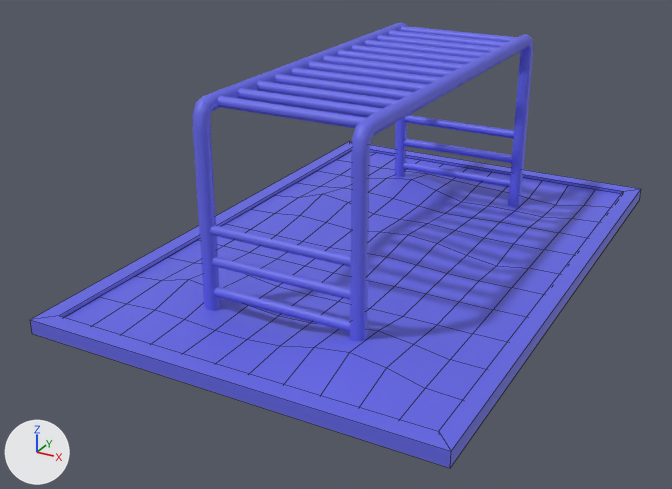
Renders of the FBX model ALTER/Assets/Xiaowei/FBX/pasamanos.fbx from each side of a commit.
Both versions are drawn from a 50 mm lens placed at (14.88, 1.47, 4.06), pointed at (10.73, 9.02, 0.28). The lights are fixed; the arrows at lower left show +X, +Y and +Z. The first picture is the older version. Mesh edges are drawn as thin lines on the coarser meshes. Where no turn or scale is listed for an object, it has been applied to the vertices.

Objects in the first picture: 'sm_arena.002', 'sm_pasamanos', 'sm_pasamanos.001', 'sm_pasamanos.002', 'sm_pasamanos.003', 'sm_pasamanos.004', 'sm_pasamanos.008', 'sm_pasamanos.009', 'sm_pasamanos.010', 'sm_pasamanos.011', 'sm_pasamanos.012', 'sm_separador_terreno.002' and 11 more.
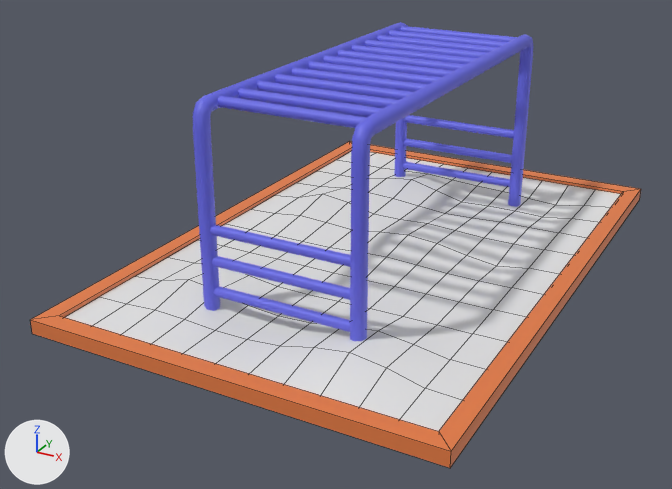
Changed parts and their boxes [x1, y1, x2, y2] in the pictures (672 x 489 px):
'sm_arena.002', recoloured (blue to white)
    both: [65, 152, 621, 431]
'sm_separador_terreno.002', recoloured
    both: [30, 141, 641, 468]

Diff of the bpy script that builds the scene:
```diff
--- a/ALTER/Assets/Xiaowei/FBX/pasamanos.fbx.py
+++ b/ALTER/Assets/Xiaowei/FBX/pasamanos.fbx.py
@@ mat_m_separadorterreno @@
+mat_m_separadorterreno = principled_material('M_SeparadorTerreno')
+mat_m_separadorterreno.base_color = (0.8, 0.206, 0.058)  # orange #e77d44
@@ mat_m_arena02 @@
+mat_m_arena02 = principled_material('M_Arena02')
+mat_m_arena02.base_color = (0.8, 0.8, 0.8)  # white #e7e7e7
@@ me_plane_010 @@
 me_plane_010.from_pydata(...)  # 16 vertices, 12 faces; spans x -2.0..2.0, y -3.0..3.0, z -1.62..-1.48
-me_plane_010.materials.append(mat_m_pasamanos)  # blue #6568e7
+me_plane_010.materials.append(mat_m_separadorterreno)  # orange #e77d44
@@ me_plane_011 @@
 me_plane_011.from_pydata(...)  # 144 vertices, 121 faces; spans x -1.83..1.83, y -2.82..2.82, z -1.6..-1.37
-me_plane_011.materials.append(mat_m_pasamanos)  # blue #6568e7
+me_plane_011.materials.append(mat_m_arena02)  # white #e7e7e7
```
